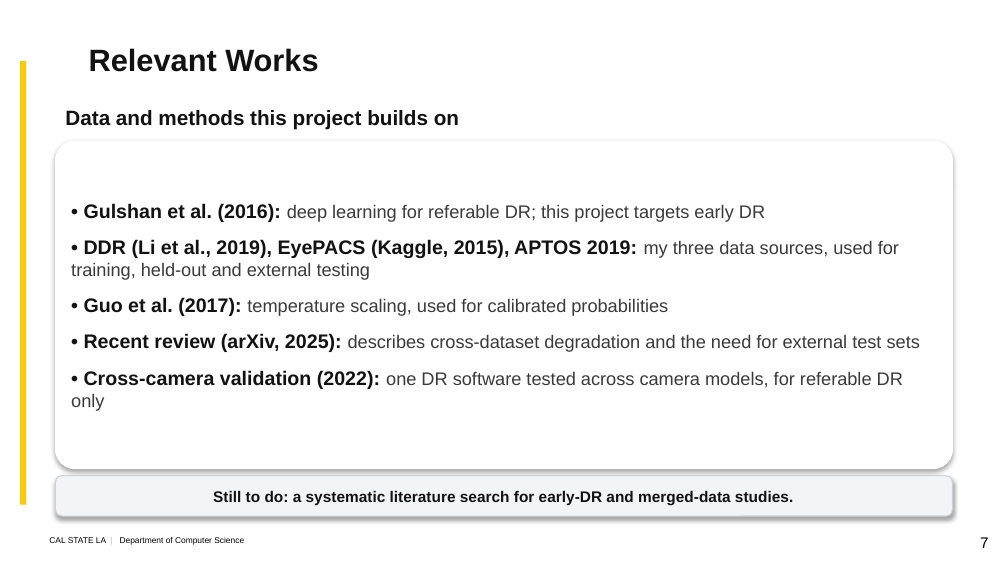
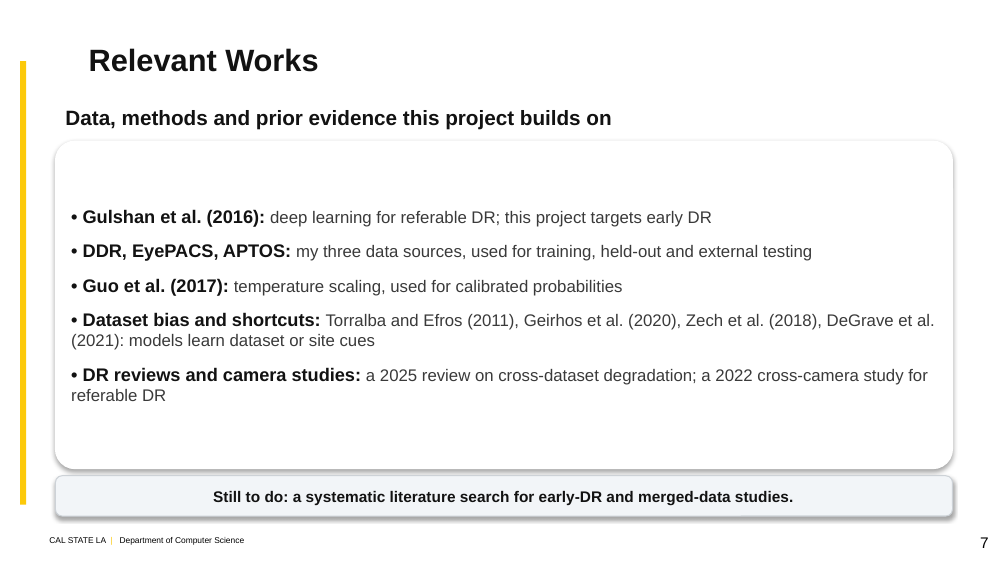
Before and after one commit to kazimab1/Early-DR, a slide deck: slide 7 of DR_Final_5min.pptx. Drawn at 1008x567 pixels with LibreOffice and Linux fonts; fonts in the diff are those of the drawing; background and template pictures are left out. Boxes give left, top, right and bottom in pixels: in the first picture for what was removed or moved away, otherwise in the second. Text is boxed around its words. In the diff, an @@ line names an element or a change of style, - is before the commit and + after.

```diff
--- a/DR_Final_5min.pptx
+++ b/DR_Final_5min.pptx
@@ text at box(65, 110, 611, 130): text changed @@
-Data and methods this project builds on
+Data, methods and prior evidence this project builds on
@@ text in rounded rectangle at box(83, 209, 712, 296): size 14 to 13 pt in "• Gulshan et al. (2016):", "• Guo et al. (2017):"; size 13 to 12 pt in "deep learning for referable DR; this project ...", "temperature scaling, used for calibrated probabilities" @@
@@ text in rounded rectangle at box(83, 244, 812, 261): text changed; size 13 to 12 pt @@
-• DDR (Li et al., 2019), EyePACS (Kaggle, 2015), APTOS 2019: my three data sources, used for training, held-out and external testing
+• DDR, EyePACS, APTOS: my three data sources, used for training, held-out and external testing
@@ text in rounded rectangle at box(71, 312, 935, 401): text changed; size 13 to 12 pt @@
-• Recent review (arXiv, 2025): describes cross-dataset degradation and the need for external test sets
-• Cross-camera validation (2022): one DR software tested across camera models, for referable DR only
+• Dataset bias and shortcuts: Torralba and Efros (2011), Geirhos et al. (2020), Zech et al. (2018), DeGrave et al. (2021): models learn dataset or site cues
+• DR reviews and camera studies: a 2025 review on cross-dataset degradation; a 2022 cross-camera study for referable DR
```
Also in this commit, not shown: 6 other slides changed, 3 other files.
